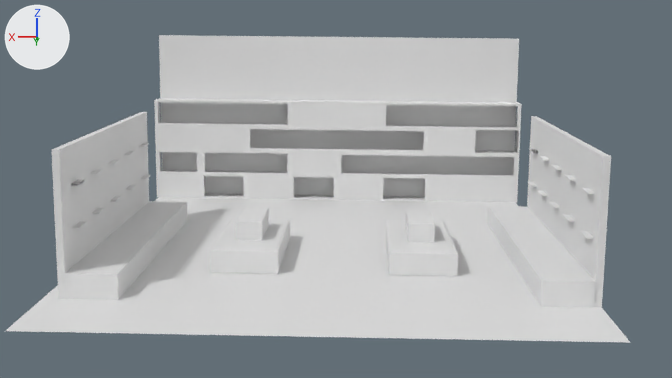
One commit to the Blender file Blend/Shelves/ShoeStoreLayout_1.blend: the scene before it, then after it.
One viewpoint serves both versions: the file's camera 'Camera'. The axes (+X, +Y, +Z) are drawn at upper left. The lights are the same throughout.
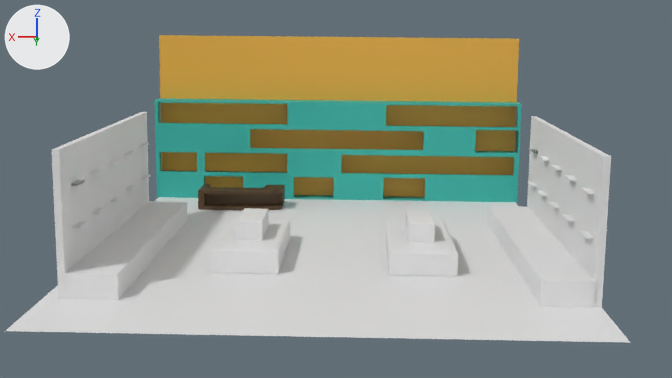
Boxes (x1, y1, x2, y2) around the edits, measured in the pictures (672 x 378 px):
'Plane.002', recoloured (grey to orange)
    both: (159, 35, 519, 197)
'Plane.001', recoloured (grey to cyan)
    both: (154, 98, 522, 202)
'Cube.028', added (brown)
    after: (198, 184, 285, 210)

The change, as a diff of the scene's bpy script:
```diff
--- a/Blend/Shelves/ShoeStoreLayout_1.blend.py
+++ b/Blend/Shelves/ShoeStoreLayout_1.blend.py
@@ mat_material_009 @@
+mat_material_009 = principled_material('Material.009')
+mat_material_009.base_color = (0.0321, 0.451, 0.382)  # cyan #32b3a6
@@ mat_material_008 @@
+mat_material_008 = principled_material('Material.008')
+mat_material_008.base_color = (0.8, 0.43, 0.0504)  # orange #e7af3f
@@ mat_material_006 @@
+mat_material_006 = principled_material('Material.006')
+mat_material_006.base_color = (0.0818, 0.0425, 0.0129)  # brown #513a1e
@@ me_plane_001 @@
 me_plane_001.from_pydata(...)  # 136 vertices, 119 faces; spans x -2.31..2.31, y -0.69..0.0, z 0.0..2.0
+me_plane_001.materials.append(mat_material_009)  # cyan #32b3a6
@@ me_plane_002 @@
 me_plane_002.from_pydata(...)  # 12 vertices, 10 faces; spans x -1.0..1.0, y -1.0..1.0, z -0.01..0.03
+me_plane_002.materials.append(mat_material_008)  # orange #e7af3f
@@ me_cube_004 @@
+me_cube_004.from_pydata(...)  # 187 vertices, 166 faces; spans x -2.27..0.75, y -0.86..0.75, z -0.75..0.75
+me_cube_004.polygons.foreach_set('use_smooth', [True] * 166)
+me_cube_004.materials.append(mat_material_006)  # brown #513a1e
@@ ob_cube_028 @@
+ob_cube_028 = bpy.data.objects.new('Cube.028', me_cube_004)
+ob_cube_028.location = (7.15, -15.95, 0.81)
+ob_cube_028.rotation_euler = (0.0, 0.0, 1.551)  # degrees (0, 0, 89)
+ob_cube_028.scale = (1.0, 4.0, 1.0)
```
